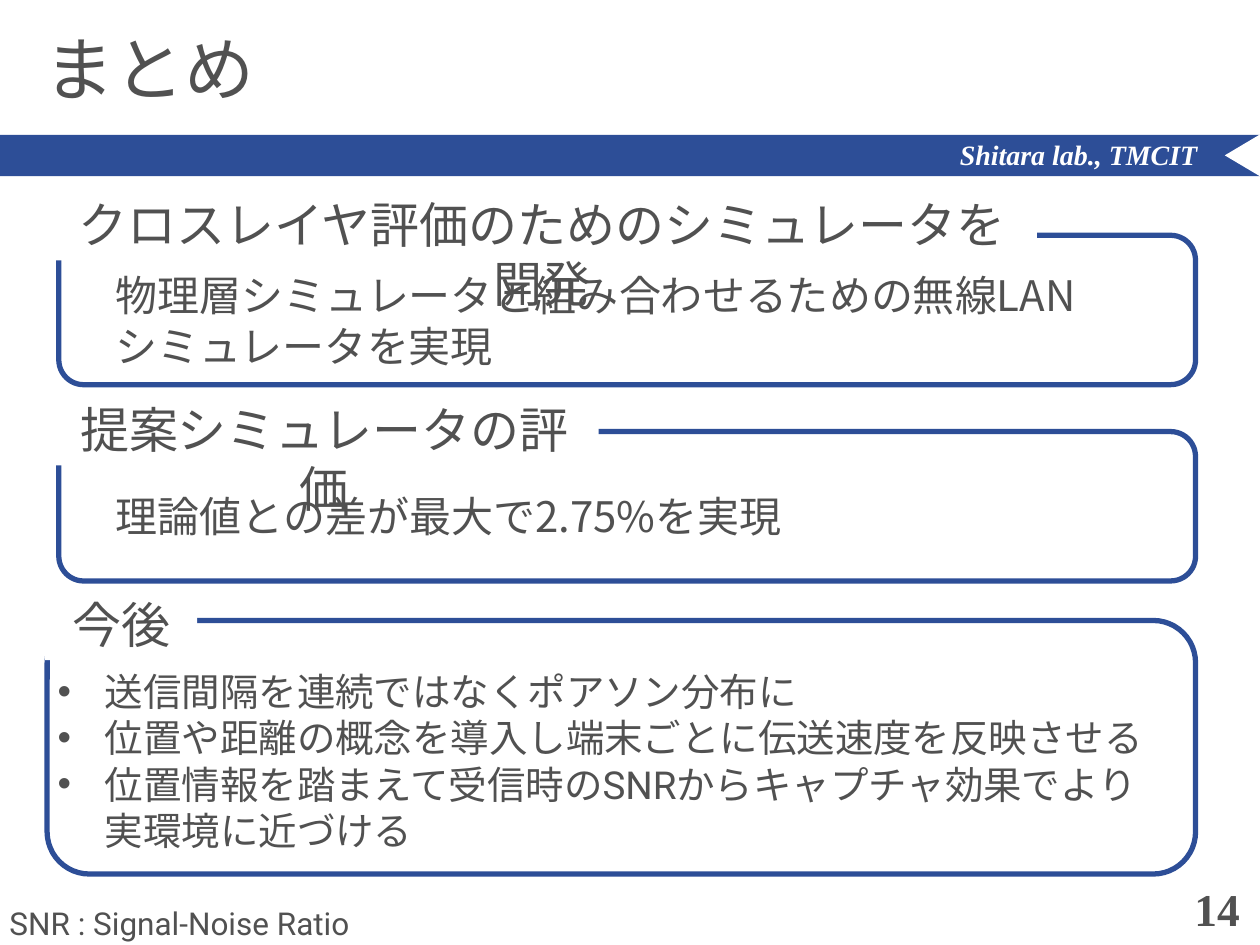
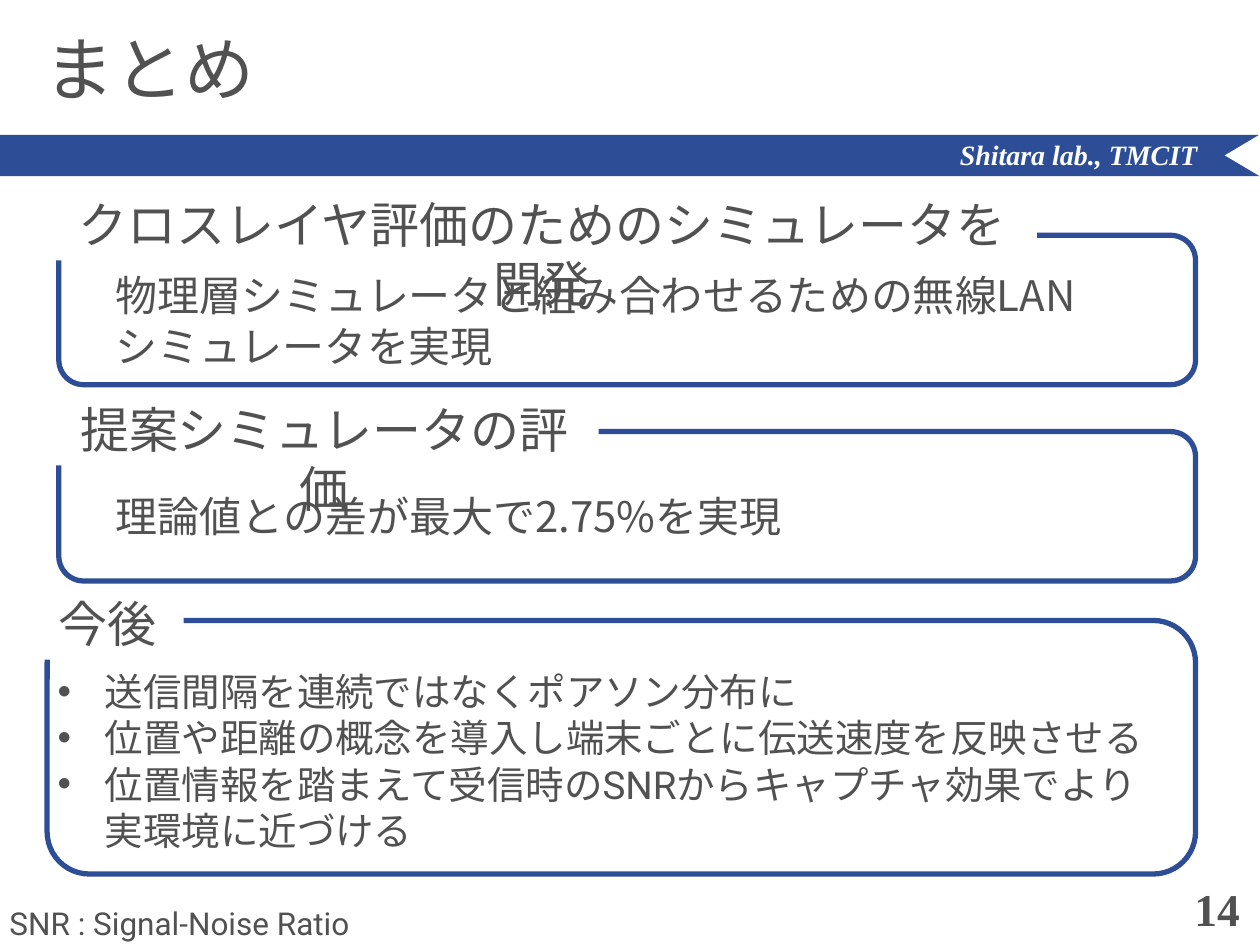
Before and after one commit to ShitaLab-TMCIT/IEEE802.11simulator, a slide deck: slide 14 of paper/shimozawa.pptx. Drawn at 1260x945 pixels with LibreOffice and Linux fonts; fonts in the diff are those of the drawing. Boxes give left, top, right and bottom in pixels: in the first picture for what was removed or moved away, otherwise in the second. Text is boxed around its words. In the diff, an @@ line names an element or a change of style, - is before the commit and + after.

```diff
--- a/paper/shimozawa.pptx
+++ b/paper/shimozawa.pptx
@@ text "今後": place and size @@
-text "今後" at <box>72,601,170,647</box>
+text "今後" at <box>59,600,157,646</box>
```
Also in this commit, not shown: 1 other slide changed, 10 other files.
